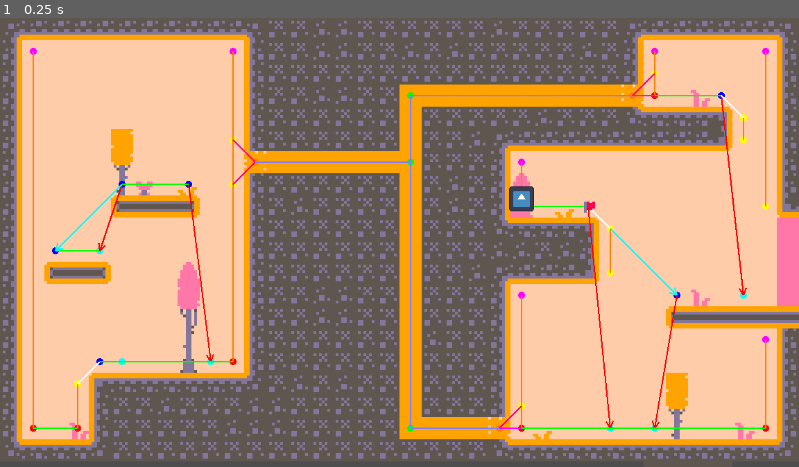
Above: before the commit, frame 1.
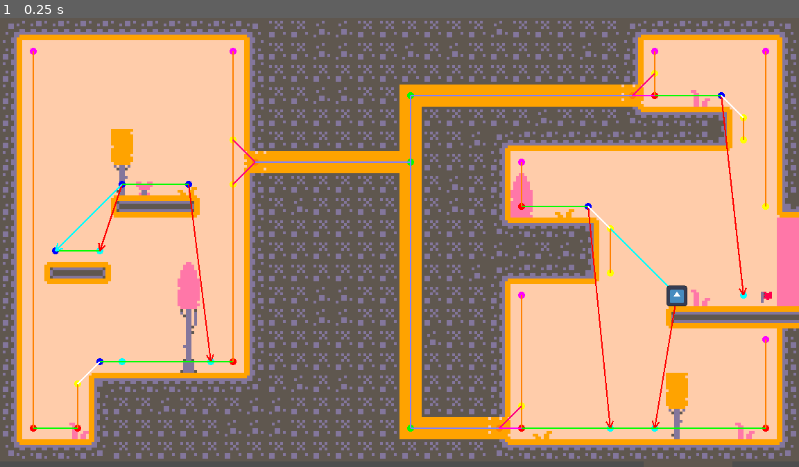
Above: after the commit, the same moment.

Repository: marolmmar1/TFG
Game: Godot game, scene res://Zones/Zone1.tscn
Same seed, same stepped clock (60 frames per second), same inputs: the game is played once before the commit and once after it. This scene is started directly instead of the project's main scene. The engine's default icon, where the game draws it, is replaced by a stand-in: a white triangle on a blue panel in a dark square.
Inputs:
- Up to frame 1 (0.25 s): no input

The runs differ from the first frame. In frame 1, 0.4% of the frame differs, in the area x 63-97%, y 37-65%.

Commit message:
updating zones with Alex´s progress

Diff:
--- a/Develop/Bioma.tscn
+++ b/Develop/Bioma.tscn
@@ -296,7 +296,6 @@
 scale = Vector2(2, 2)
 texture = ExtResource("6_tqb5n")
 
-[node name="Creature" parent="." node_paths=PackedStringArray("astar", "target") instance=ExtResource("7_t4mvu")]
+[node name="Creature" parent="." node_paths=PackedStringArray("target") instance=ExtResource("7_t4mvu")]
 position = Vector2(765, 233)
-astar = NodePath("")
 target = NodePath("../DebugTarget")
--- a/Zones/Zone1.tscn
+++ b/Zones/Zone1.tscn
@@ -1,20 +1,9 @@
-[gd_scene load_steps=19 format=3 uid="uid://cipwk801mq4uv"]
+[gd_scene load_steps=7 format=3 uid="uid://cipwk801mq4uv"]
 
 [ext_resource type="Texture2D" uid="uid://eujin7w1yov" path="res://Assets/kenney_pico-8-platformer/Default/Tilemap/tilemap_packed.png" id="1_7xgb1"]
-[ext_resource type="Script" path="res://AStar/a_star.gd" id="2_as31c"]
-[ext_resource type="Script" path="res://AStar/tile_map_helper.gd" id="3_l1vtl"]
-[ext_resource type="Script" path="res://AStar/nodes_helper.gd" id="4_062f0"]
-[ext_resource type="Script" path="res://AStar/link_helper.gd" id="5_h04kf"]
+[ext_resource type="PackedScene" uid="uid://ci6e23n678kxs" path="res://AStar/AStar.tscn" id="2_1wlk8"]
+[ext_resource type="PackedScene" uid="uid://dahmo14t7kdaw" path="res://Creatures/GroundCreature/GroundCreature.tscn" id="4_5xxh6"]
 [ext_resource type="Texture2D" uid="uid://dagii0va0jdne" path="res://Assets/kenney_pico-8-platformer/Transparent/Tiles/tile_0073.png" id="6_4dqa8"]
-[ext_resource type="Script" path="res://Creatures/ground_creature.gd" id="7_xviuh"]
-[ext_resource type="Texture2D" uid="uid://2l44j7m7c03b" path="res://icon.svg" id="8_p3xnk"]
-[ext_resource type="Script" path="res://Creatures/ground_creature_controller.gd" id="9_8gede"]
-[ext_resource type="Script" path="res://Creatures/States/walk_state.gd" id="10_qneds"]
-[ext_resource type="Script" path="res://Creatures/States/fall_state.gd" id="11_rvaln"]
-[ext_resource type="Script" path="res://Creatures/States/state.gd" id="12_g5k2g"]
-[ext_resource type="Script" path="res://Creatures/States/climb_state.gd" id="13_2ef65"]
-[ext_resource type="Script" path="res://Creatures/States/switch_climbing.gd" id="14_mytsp"]
-[ext_resource type="Script" path="res://Creatures/ground_creature_ai.gd" id="15_oo231"]
 
 [sub_resource type="TileSetAtlasSource" id="TileSetAtlasSource_5okw5"]
 texture = ExtResource("1_7xgb1")
@@ -283,9 +272,6 @@
 custom_data_layer_1/type = 1
 sources/5 = SubResource("TileSetAtlasSource_5okw5")
 
-[sub_resource type="CircleShape2D" id="CircleShape2D_2owua"]
-radius = 18.0278
-
 [node name="Bioma" type="Node2D"]
 
 [node name="TileMap" type="TileMap" parent="."]
@@ -297,21 +283,11 @@
 format = 2
 layer_0/tile_data = PackedInt32Array(1245186, 262149, 2, 1245187, 262149, 2, 1245188, 262149, 2, 1245189, 327685, 2, 12 …(12239 unchanged characters)…
 
-[node name="AStar" type="Node2D" parent="." node_paths=PackedStringArray("tilemap")]
-script = ExtResource("2_as31c")
+[node name="AStar" parent="." node_paths=PackedStringArray("tilemap") instance=ExtResource("2_1wlk8")]
 tilemap = NodePath("../TileMap")
 
-[node name="TileMapHelper" type="Node" parent="AStar"]
-script = ExtResource("3_l1vtl")
-
-[node name="NodesHelper" type="Node" parent="AStar"]
-script = ExtResource("4_062f0")
-
-[node name="LinkHelper" type="Node" parent="AStar"]
-script = ExtResource("5_h04kf")
-
 [node name="DebugTarget" type="Node2D" parent="."]
-position = Vector2(850, 265)
+position = Vector2(1105, 395)
 
 [node name="Sprite2D" type="Sprite2D" parent="DebugTarget"]
 texture_filter = 1
@@ -319,48 +295,7 @@
 scale = Vector2(2, 2)
 texture = ExtResource("6_4dqa8")
 
-[node name="Creature" type="CharacterBody2D" parent="." node_paths=PackedStringArray("astar")]
-position = Vector2(752, 261)
-script = ExtResource("7_xviuh")
+[node name="Creature" parent="." node_paths=PackedStringArray("astar", "target") instance=ExtResource("4_5xxh6")]
+position = Vector2(976, 385)
 astar = NodePath("../AStar")
-
-[node name="CollisionShape2D" type="CollisionShape2D" parent="Creature"]
-shape = SubResource("CircleShape2D_2owua")
-
-[node name="Sprite2D" type="Sprite2D" parent="Creature"]
-scale = Vector2(0.28125, 0.28125)
-texture = ExtResource("8_p3xnk")
-
-[node name="Controller" type="Node" parent="Creature"]
-script = ExtResource("9_8gede")
-
-[node name="Walk" type="Node" parent="Creature/Controller"]
-script = ExtResource("10_qneds")
-
-[node name="Fall" type="Node" parent="Creature/Controller"]
-script = ExtResource("11_rvaln")
-
-[node name="Idle" type="Node" parent="Creature/Controller"]
-script = ExtResource("12_g5k2g")
-
-[node name="IdleWall" type="Node" parent="Creature/Controller"]
-script = ExtResource("12_g5k2g")
-
-[node name="Climb" type="Node" parent="Creature/Controller"]
-script = ExtResource("13_2ef65")
-
-[node name="SwitchClimbing" type="Node" parent="Creature/Controller"]
-script = ExtResource("14_mytsp")
-max_threshold = null
-min_threshold = null
-stop_time_1 = null
-move_time = null
-stop_time_2 = null
-
-[node name="AI" type="Node2D" parent="Creature" node_paths=PackedStringArray("target", "astar_node")]
-script = ExtResource("15_oo231")
-target = NodePath("../../DebugTarget")
-astar_node = NodePath("../../AStar")
-
-[node name="AITimer" type="Timer" parent="Creature"]
-one_shot = true
+target = NodePath("../DebugTarget")
